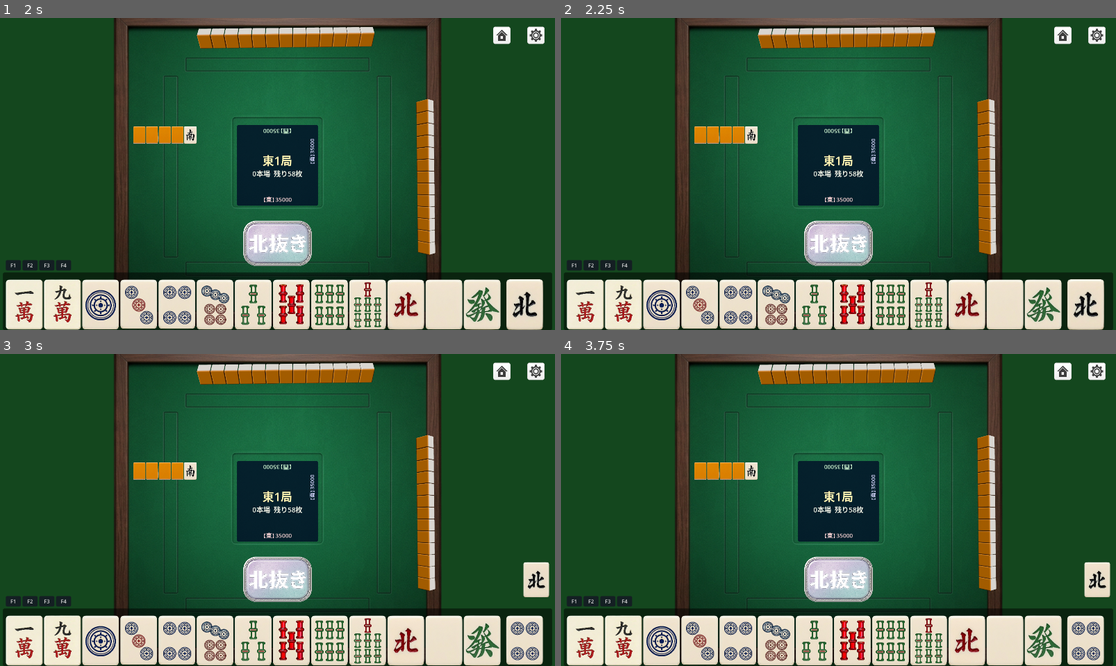
Above: before the commit, frames 1-4 (two rows, left to right).
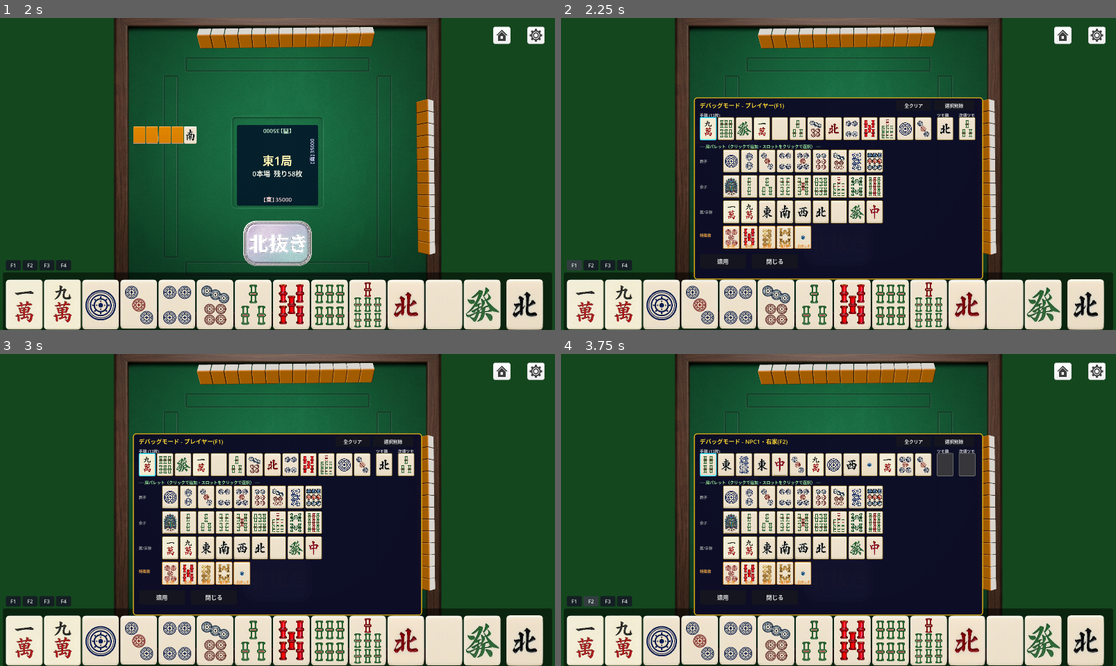
Above: after the commit, the same moments.

Repository: NB0129/3-mapapa
Game: Godot game, scene res://Main.tscn
Same seed, same stepped clock (60 frames per second), same inputs: the game is played once before the commit and once after it.
Inputs (mouse positions are in pixels of both pictures, inside the frame that each line leads up to):
- Up to frame 1 (2 s): click "ゲームスタート" at 0.5 s; click "対局開始" at 1.25 s
- Up to frame 2 (2.25 s): click "F1" at 2 s
- Up to frame 3 (3 s): click (277, 578) at 2.75 s
- Up to frame 4 (3.75 s): click "F2" at 3.5 s

Frame 1 is identical in both runs. In frame 2, 29% of the frame differs, in the area x 1-77%, y 25-84%; in frame 3, 30%; in frame 4, 30%, in the area x 4-99%, y 25-100%.

Commit message:
デバッグボタンのクリック判定を修正

Diff:
--- a/game.gd
+++ b/game.gd
@@ -257,10 +257,6 @@
 	_hand_box.position = Vector2(10, 136)
 	player_panel.add_child(_hand_box)
 
-	_debug_buttons_box = _build_debug_buttons()
-	_debug_buttons_box.position = Vector2(10, 88)
-	player_panel.add_child(_debug_buttons_box)
-
 	_tenpai_assist_box = Control.new()
 	_tenpai_assist_box.position = Vector2(1250, -16)
 	_tenpai_assist_box.size = Vector2(620, 112)
@@ -337,6 +333,11 @@
 	_btn_riichi_cancel.pressed.connect(_on_riichi_cancel_pressed)
 	_btn_riichi_cancel.visible = false
 	_action_box.add_child(_btn_riichi_cancel)
+
+	_debug_buttons_box = _build_debug_buttons()
+	_debug_buttons_box.position = Vector2(10, 88)
+	_debug_buttons_box.z_index = 20
+	player_panel.add_child(_debug_buttons_box)
 
 	_status_label = _make_label("", Vector2(10, 720), 24)
 	_status_label.add_theme_color_override("font_color", Color(1, 1, 0))
Not shown, changed: 3人麻雀ぱぱ更新履歴.txt
